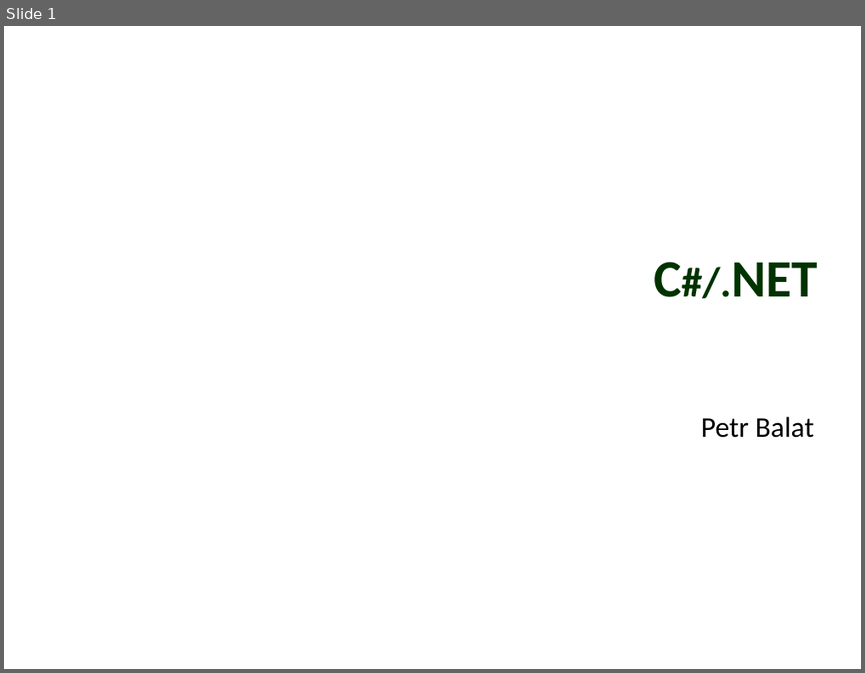
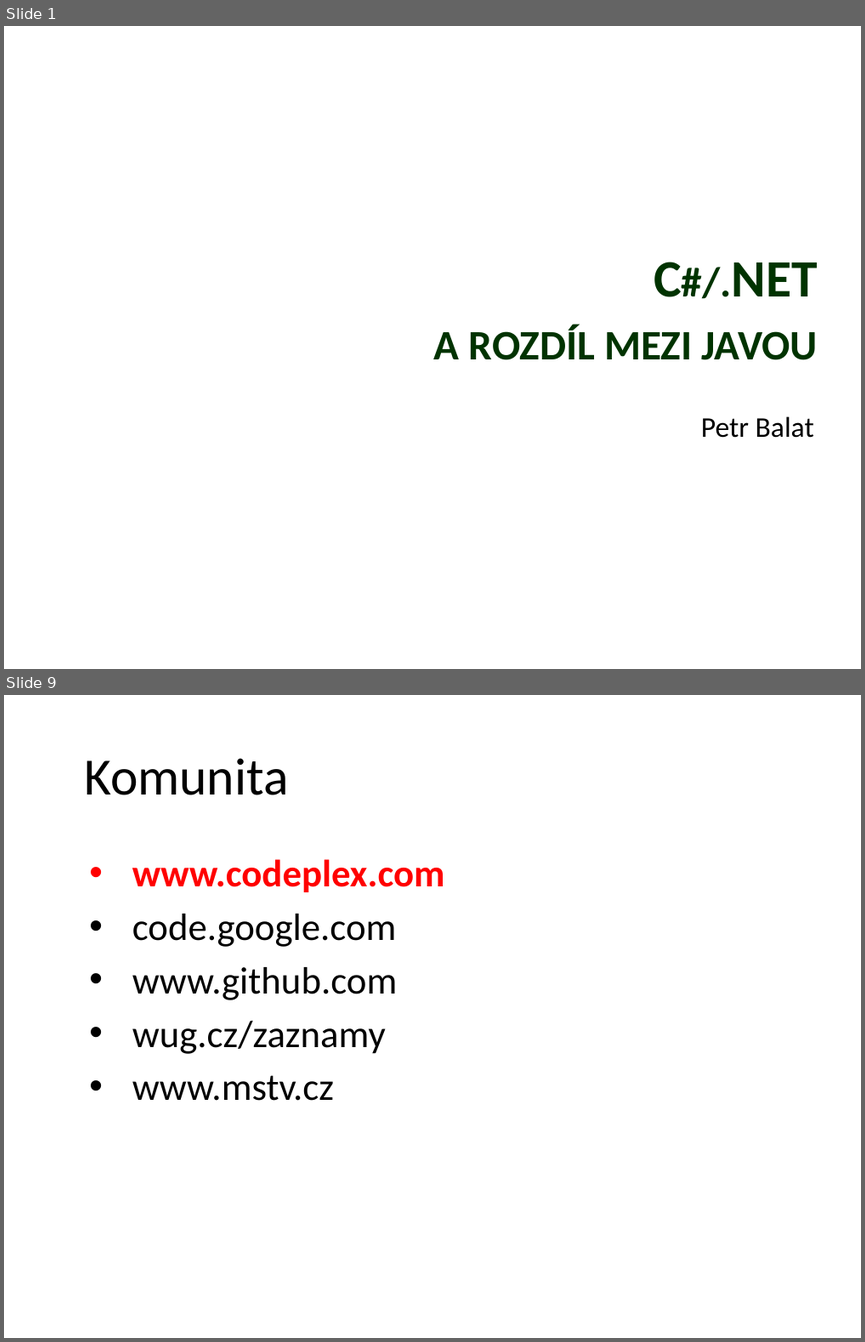
Before and after one commit to petrbalat/Skoleni-Csharp-NET, a slide deck: prezentace.pptx. Shown one above the other, each under a label of ours: slide 1 before the commit, slides 1 and 9 after it; the slides between them are not shown. The pictures are 865x673 and 865x1342 pixels, drawn with LibreOffice and Linux fonts; fonts in the diff are those of the drawing; background and template pictures are left out. Boxes give left, top, right and bottom in pixels: in the first picture for what was removed or moved away, otherwise in the second. Text is boxed around its words. In the diff, an @@ line names an element or a change of style, - is before the commit and + after.

Commit message:
prezentace +komunita

```diff
--- a/prezentace.pptx
+++ b/prezentace.pptx
@@ slide 9 added at (4,695,861,1338), background picture (left out) @@
@@ title added at (84,758,289,795), 44 pt, text #000000 @@
+Komunita
@@ text added at (132,859,445,1100), 32 pt, text #000000 @@
+• www.codeplex.com
+• code.google.com
+• www.github.com
+• wug.cz/zaznamy
+• www.mstv.cz
@@ slide 1 changed as well @@
@@ title at (434,261,817,360): text changed @@
-C#/.NET
+C#/.NET
+a rozdíl mezi javou
```
Also in this commit, not shown: 8 other slides added, 4 slides removed, 5 other files.
